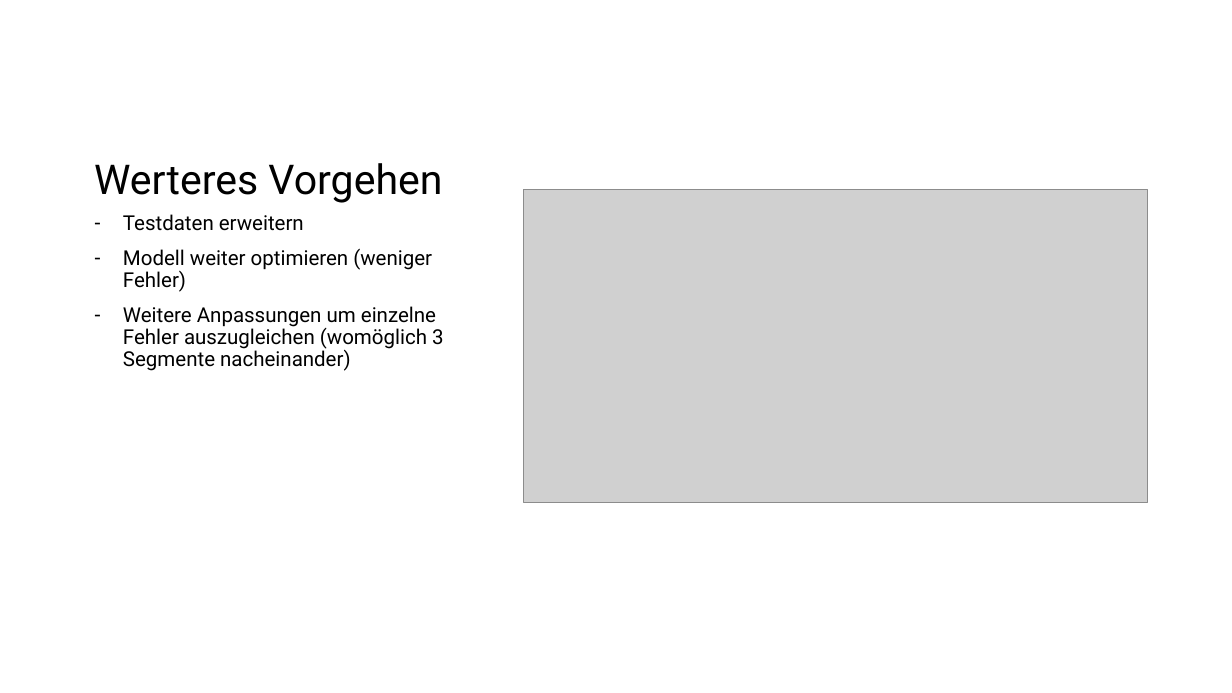
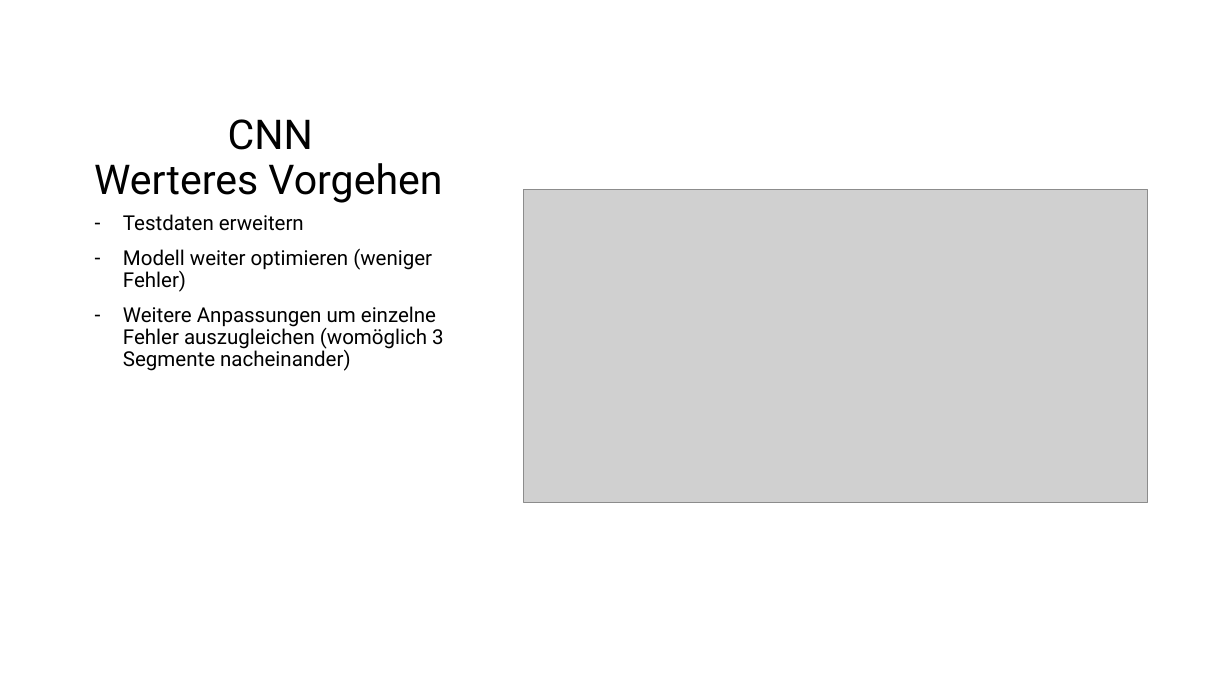
Before and after one commit to Linelle-7/Sprecherkennung-Deep-Learning-, a slide deck: slide 2 of CNN/Zwischenstand.pptx. Drawn at 1232x693 pixels with LibreOffice and Linux fonts; fonts in the diff are those of the drawing; grey boxes stand for pictures. Boxes give left, top, right and bottom in pixels: in the first picture for what was removed or moved away, otherwise in the second. Text is boxed around its words. In the diff, an @@ line names an element or a change of style, - is before the commit and + after.

```diff
--- a/CNN/Zwischenstand.pptx
+++ b/CNN/Zwischenstand.pptx
@@ title at <box>94,119,442,203</box>: text changed @@
-Werteres Vorgehen
+CNN
+Werteres Vorgehen
```
Also in this commit, not shown: 1 slide added, 1 other file.
